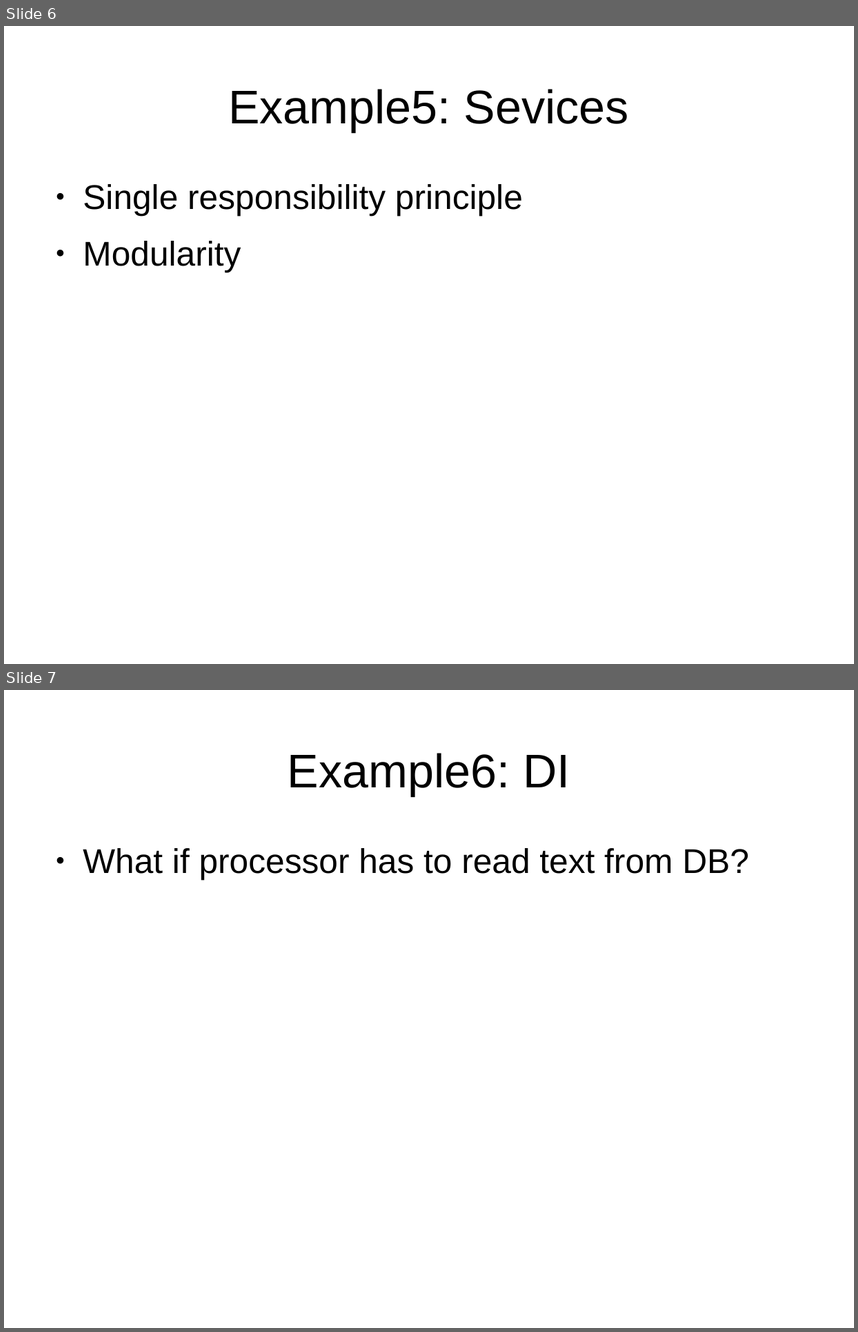
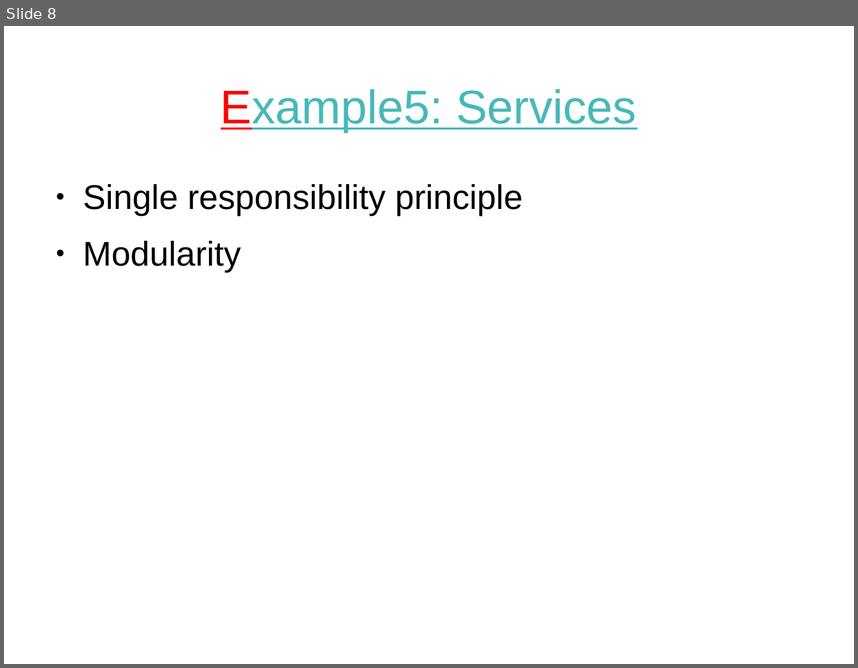
Before and after one commit to tautvilas/frameworks-lecture, a slide deck: doc/presentation.odp. Shown one above the other, each under a label of ours: slides 6 and 7 before the commit, slide 8 after it. The pictures are 858x1332 and 858x668 pixels, drawn with LibreOffice and Linux fonts; fonts in the diff are those of the drawing. Boxes give left, top, right and bottom in pixels: in the first picture for what was removed or moved away, otherwise in the second. Text is boxed around its words. In the diff, an @@ line names an element or a change of style, - is before the commit and + after.

```diff
--- a/doc/presentation.odp
+++ b/doc/presentation.odp
@@ slide 7 removed at bbox=[4, 690, 854, 1328], background #FFFFFF @@
@@ title removed at bbox=[288, 753, 570, 796] @@
-Example6: DI
@@ text removed at bbox=[83, 848, 749, 880] @@
-● What if processor has to read text from DB?
@@ what was slide 6 is now slide 8 @@
@@ slide 8 changed as well @@
@@ title at bbox=[221, 89, 637, 132]: text changed; text colour #000000 to #47B8B8 @@
-Example5: Sevices
+Example5: Services
```
Also in this commit, not shown: 3 other slides changed, 7 slides added, 3 other slides removed.
